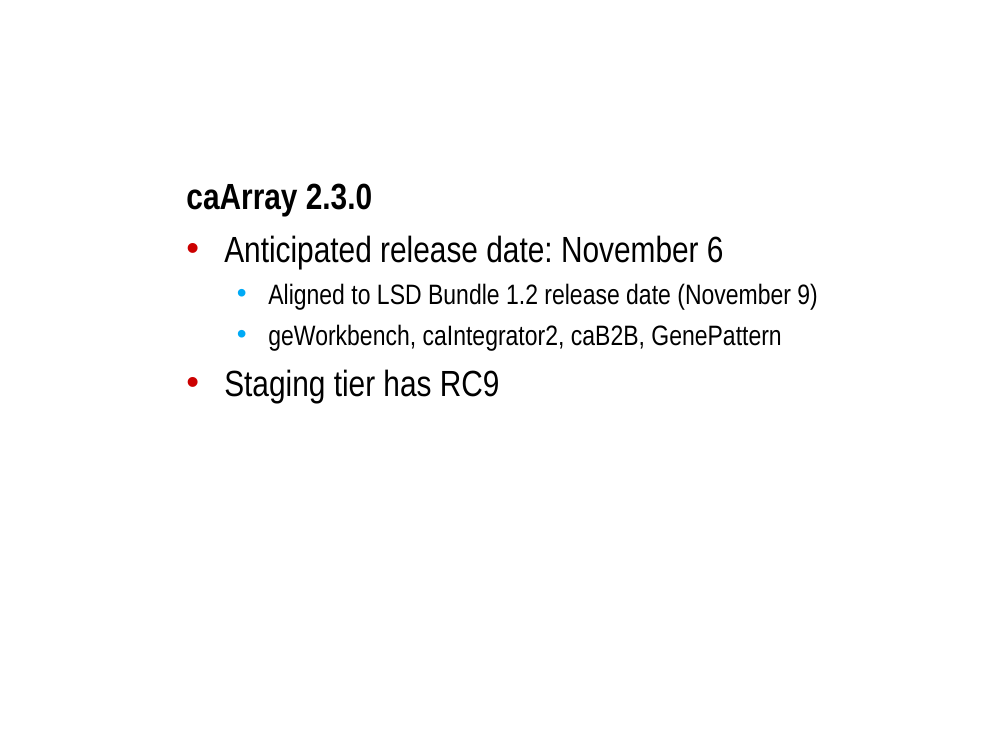
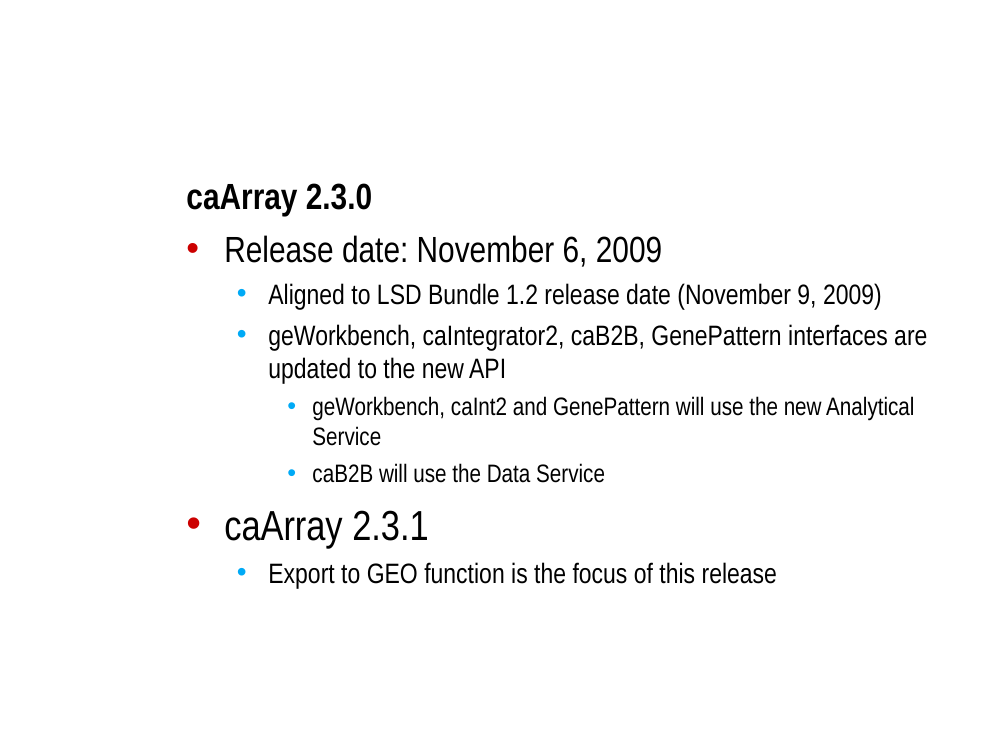
Before and after one commit to NCIP/caarray-docs, a slide deck: slide 3 of project_management/open_meetings/caArray User Community Meeting 2009.11.04.ppt. Drawn at 1008x756 pixels with LibreOffice and Linux fonts; fonts in the diff are those of the drawing; background and template pictures are left out. Boxes give left, top, right and bottom in pixels: in the first picture for what was removed or moved away, otherwise in the second. Text is boxed around its words. In the diff, an @@ line names an element or a change of style, - is before the commit and + after.

```diff
--- a/project_management/open_meetings/caArray User Community Meeting 2009.11.04.ppt
+++ b/project_management/open_meetings/caArray User Community Meeting 2009.11.04.ppt
@@ text at <box>224,235,927,589</box>: text changed @@
-• Anticipated release date: November 6
-  • Aligned to LSD Bundle 1.2 release date (November 9)
-  • geWorkbench, caIntegrator2, caB2B, GenePattern
-• Staging tier has RC9
+• Release date: November 6, 2009
+  • Aligned to LSD Bundle 1.2 release date (November 9, 2009)
+  • geWorkbench, caIntegrator2, caB2B, GenePattern interfaces are updated to the new API
+    • geWorkbench, caInt2 and GenePattern will use the new Analytical Service
+    • caB2B will use the Data Service
+• caArray 2.3.1
+  • Export to GEO function is the focus of this release
```
Also in this commit, not shown: 2 other slides changed, 8 slides added, 1 slide removed.
